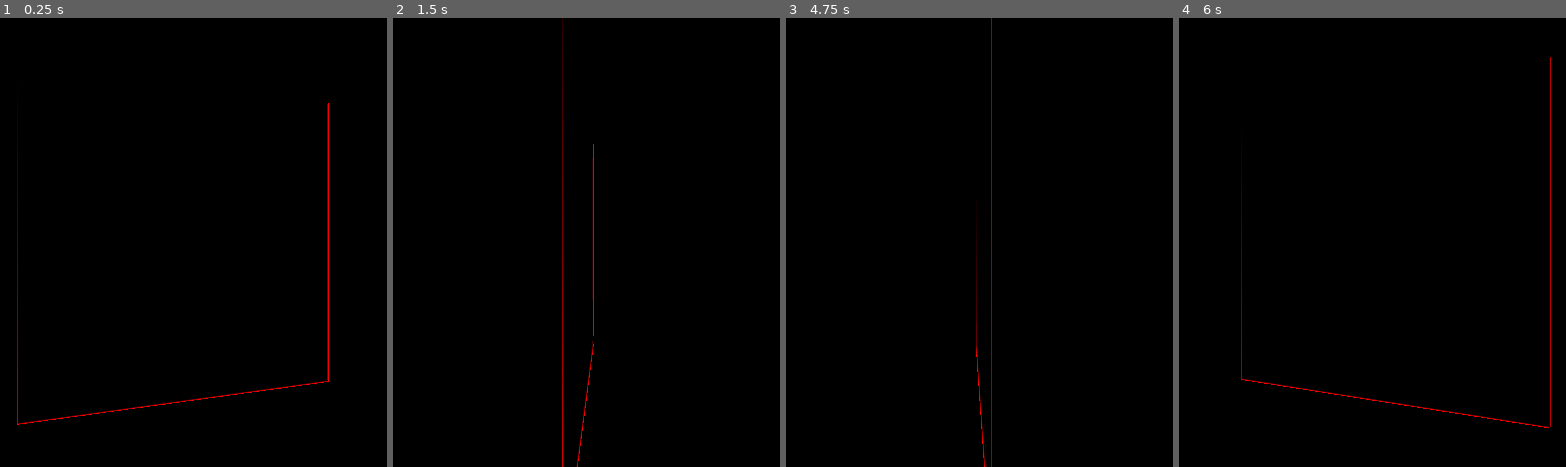
Above: before the commit, frames 1-4 (left to right).
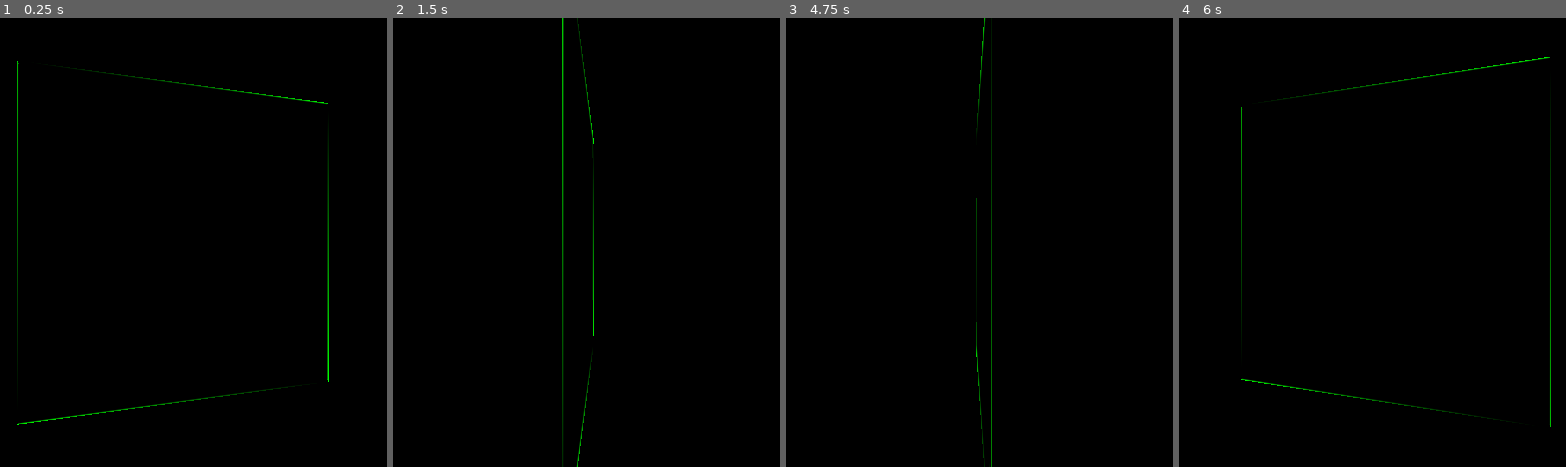
Above: after the commit, the same moments.

Repository: vmedea/godot-experiments
Game: Godot game, scene res://node_3d.tscn
The game is run twice, just before and just after one commit, with the same random seed, the same clock (stepped at 60 frames per second) and the same inputs.
Inputs:
- Up to frame 1 (0.25 s): no input
- Up to frame 2 (1.5 s): no input
- Up to frame 3 (4.75 s): tap Enter at 2, 3.5 s; tap Space at 2.75, 4.25 s
- Up to frame 4 (6 s): no input

The runs differ from the first frame. In frame 1, 1.0% of the frame differs, in the area x 4-86%, y 9-91%; in frame 2, 0.9%; in frame 3, 0.5%; in frame 4, 0.9%.

Commit message:
wireframe: simplify
use flags per vertex instead of full colors

Diff:
--- a/wireframe/mesh_instance_3d.gd
+++ b/wireframe/mesh_instance_3d.gd
@@ -11,31 +11,20 @@
 	vertices.push_back(Vector3(-1, 1, 0))
 	vertices.push_back(Vector3(1, 1, 0))
 
+	var flags := PackedByteArray()
+	flags.append_array(PackedByteArray([255, 255, 0, 0]))
+	flags.append_array(PackedByteArray([255, 0,   0, 0]))
+	flags.append_array(PackedByteArray([0,   255, 0, 0]))
 
-	var color0 := PackedByteArray()
-	color0.append_array(PackedByteArray([255, 0, 0, 255]))
-	color0.append_array(PackedByteArray([0, 255, 0, 255]))
-	color0.append_array(PackedByteArray([0, 0, 0, 255]))
-
-	color0.append_array(PackedByteArray([255, 0, 0, 255]))
-	color0.append_array(PackedByteArray([0, 0, 0, 255]))
-	color0.append_array(PackedByteArray([0, 0, 255, 255]))
-
-	var color1 := PackedByteArray()
-	color1.append_array(PackedByteArray([255, 255, 0, 255]))
-	color1.append_array(PackedByteArray([0, 0, 0, 255]))
-	color1.append_array(PackedByteArray([255, 0, 255, 255]))
-
-	color1.append_array(PackedByteArray([0, 0, 0, 255]))
-	color1.append_array(PackedByteArray([0, 255, 255, 255]))
-	color1.append_array(PackedByteArray([255, 0, 255, 255]))
+	flags.append_array(PackedByteArray([255, 0,   0, 0]))
+	flags.append_array(PackedByteArray([0,   255, 0, 0]))
+	flags.append_array(PackedByteArray([255, 255, 0, 0]))
 
 	var arr_mesh := ArrayMesh.new()
 	var arrays = []
 	arrays.resize(Mesh.ARRAY_MAX)
 	arrays[Mesh.ARRAY_VERTEX] = vertices
-	arrays[Mesh.ARRAY_CUSTOM0] = color0
-	arrays[Mesh.ARRAY_CUSTOM1] = color1
+	arrays[Mesh.ARRAY_CUSTOM0] = flags
 	arr_mesh.add_surface_from_arrays(Mesh.PRIMITIVE_TRIANGLES, arrays)
 
 	var material := ShaderMaterial.new()
--- a/wireframe/shader.gdshader
+++ b/wireframe/shader.gdshader
@@ -1,27 +1,13 @@
 shader_type spatial;
 render_mode unshaded;
 
+uniform vec3 line_color = vec3(0.0, 1.0, 0.0);
 uniform float line_width = 2.0;
 
 const vec3 vectors[3] = {
 	vec3(1.0, 0.0, 0.0),
 	vec3(0.0, 1.0, 0.0),
 	vec3(0.0, 0.0, 1.0)
-};
-const vec3 color0s[3] = {
-	vec3(1.0, 0.0, 0.0),
-	vec3(0.0, 0.0, 0.0), // irrelevant
-	vec3(1.0, 1.0, 1.0)
-};
-const vec3 color1s[3] = {
-	vec3(0.0, 0.0, 0.0), // irrelevant
-	vec3(1.0, 1.0, 1.0),
-	vec3(0.0, 1.0, 0.0)
-};
-const vec3 color2s[3] = {
-	vec3(1.0, 1.0, 1.0),
-	vec3(0.0, 0.0, 1.0),
-	vec3(0.0, 0.0, 0.0)  // irrelevant
 };
 
 varying vec3 bary_coord;
@@ -33,16 +19,16 @@
 	int vtx = VERTEX_ID % 3;
 	bary_coord = vectors[vtx];
 	if (vtx == 0) {
-		color0 = CUSTOM0.xyz;
+		color0 = line_color * CUSTOM0.x;
 		color1 = vec3(0.0, 0.0, 0.0); // irrelevant
-		color2 = CUSTOM1.xyz;
+		color2 = line_color * CUSTOM0.y;
 	} else if (vtx == 1) {
 		color0 = vec3(0.0, 0.0, 0.0); // irrelevant
-		color1 = CUSTOM1.xyz;
-		color2 = CUSTOM0.xyz;
+		color1 = line_color * CUSTOM0.y;
+		color2 = line_color * CUSTOM0.x;
 	} else if (vtx == 2) {
-		color0 = CUSTOM1.xyz;
-		color1 = CUSTOM0.xyz;
+		color0 = line_color * CUSTOM0.y;
+		color1 = line_color * CUSTOM0.x;
 		color2 = vec3(0.0, 0.0, 0.0); // irrelevant
 	}
 }
